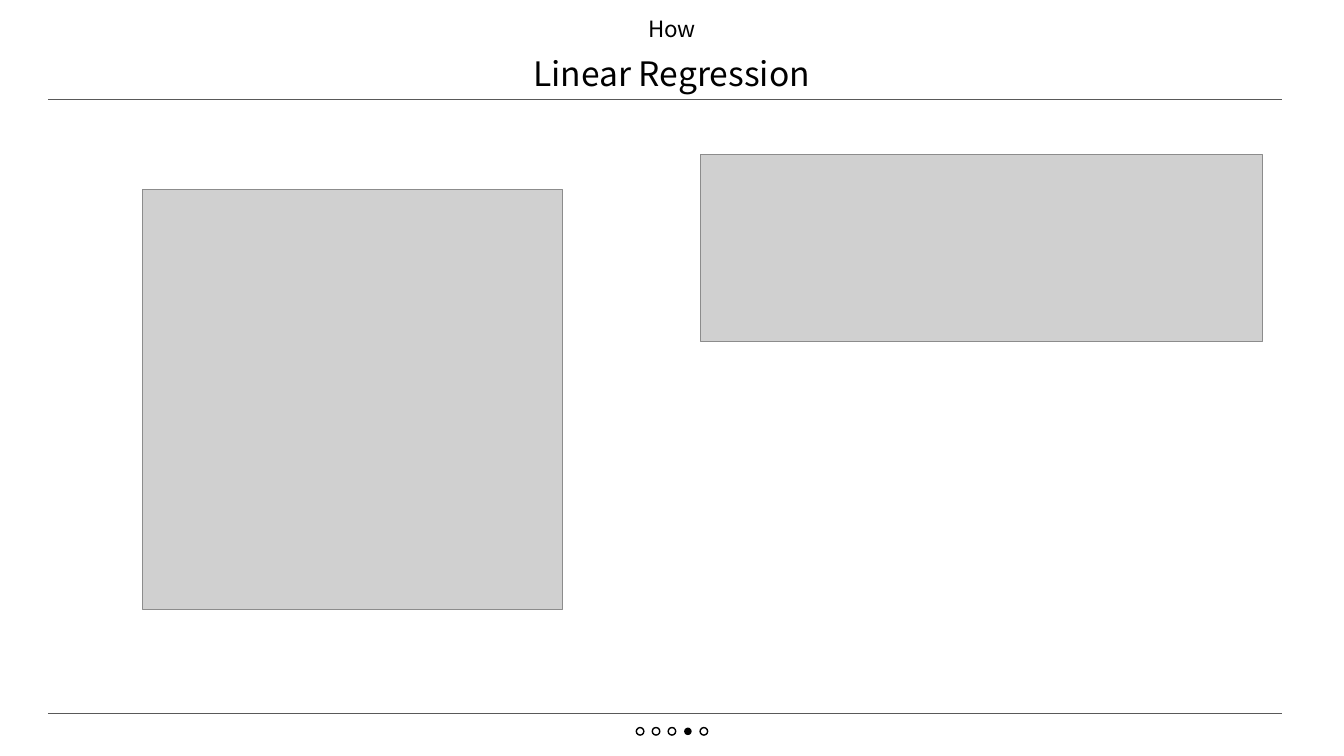
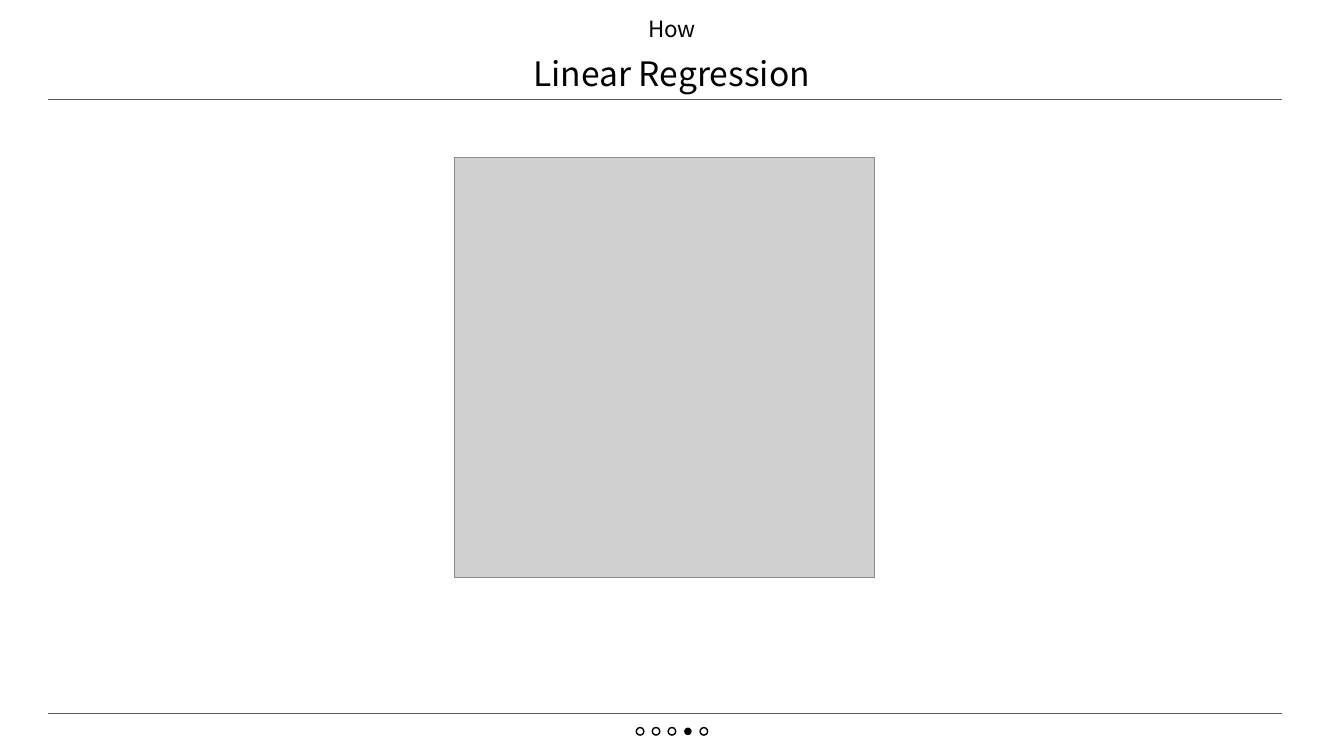
Before and after one commit to dev-EthanJ/ML_DL_parking_prediction, a slide deck: slide 11 of 주차수요예측.pptx (slide 12 before the commit). Drawn at 1344x756 pixels with LibreOffice and Linux fonts; fonts in the diff are those of the drawing; grey boxes stand for pictures. Boxes give left, top, right and bottom in pixels: in the first picture for what was removed or moved away, otherwise in the second. Text is boxed around its words. In the diff, an @@ line names an element or a change of style, - is before the commit and + after.

```diff
--- a/주차수요예측.pptx
+++ b/주차수요예측.pptx
@@ picture: place and size @@
-picture at (143, 190, 564, 610)
+picture at (455, 157, 875, 578)
@@ picture removed at (701, 155, 1263, 342) @@
```
Also in this commit, not shown: 11 other slides changed, 1 other file.
